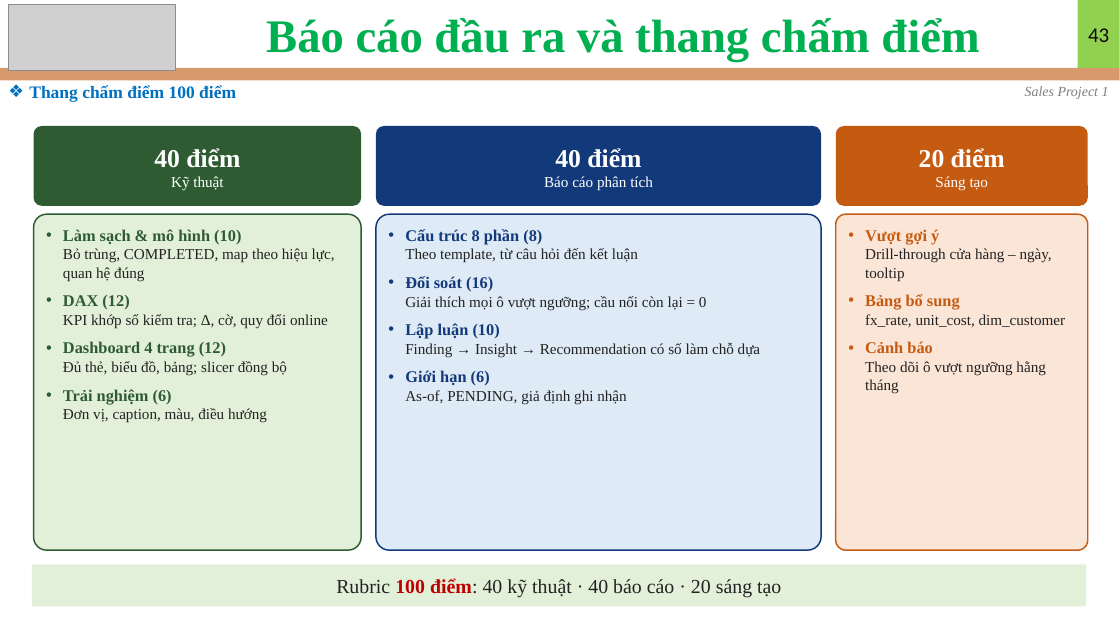
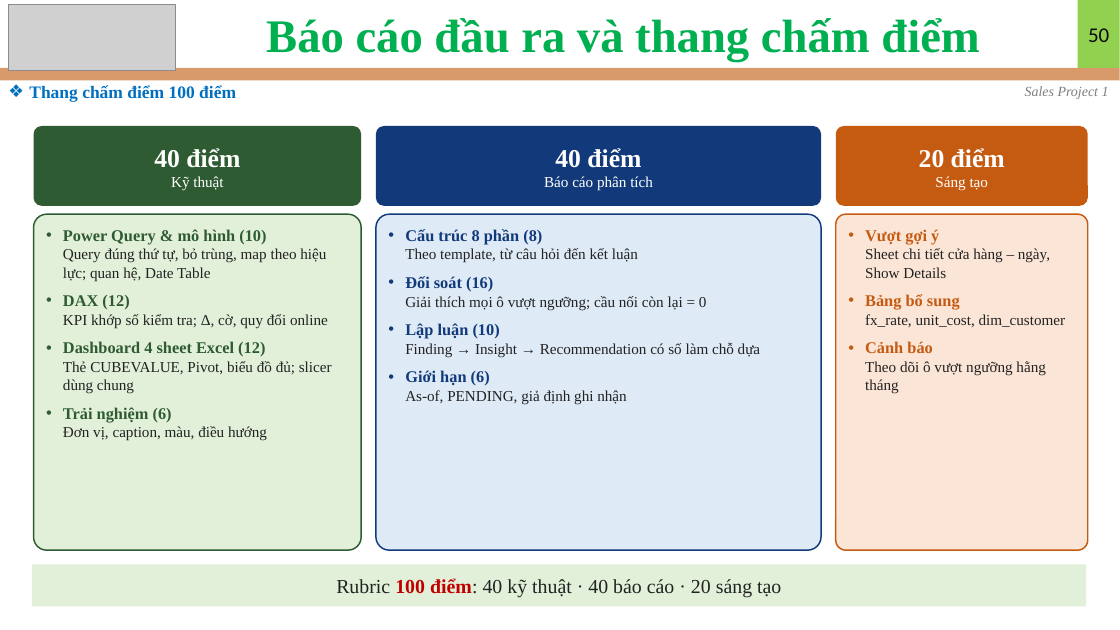
Before and after one commit to nguyennguyenphuc/eDA-Mentor, a slide deck: slide 50 of Sales/Sales Data/Project 1/Slide_Project_1.pptx (slide 43 before the commit). Drawn at 1120x630 pixels with LibreOffice and Linux fonts; fonts in the diff are those of the drawing; grey boxes stand for pictures. Boxes give left, top, right and bottom in pixels: in the first picture for what was removed or moved away, otherwise in the second. Text is boxed around its words. In the diff, an @@ line names an element or a change of style, - is before the commit and + after.

```diff
--- a/Sales/Sales Data/Project 1/Slide_Project_1.pptx
+++ b/Sales/Sales Data/Project 1/Slide_Project_1.pptx
@@ page number at <box>1088,28,1109,42</box>: text changed @@
-43
+50
@@ text at <box>63,229,326,282</box>: text changed @@
-• Làm sạch & mô hình (10)
-  Bỏ trùng, COMPLETED, map theo hiệu lực, quan hệ đúng
+• Power Query & mô hình (10)
+  Query đúng thứ tự, bỏ trùng, map theo hiệu lực; quan hệ, Date Table
@@ text at <box>865,248,1050,278</box>: text changed @@
-  Drill-through cửa hàng – ngày, tooltip
+  Sheet chi tiết cửa hàng – ngày, Show Details
@@ text at <box>63,341,332,394</box>: text changed @@
-• Dashboard 4 trang (12)
-  Đủ thẻ, biểu đồ, bảng; slicer đồng bộ
+• Dashboard 4 sheet Excel (12)
+  Thẻ CUBEVALUE, Pivot, biểu đồ đủ; slicer dùng chung
```
Also in this commit, not shown: 11 other slides changed, 7 slides added, 34 other files.
